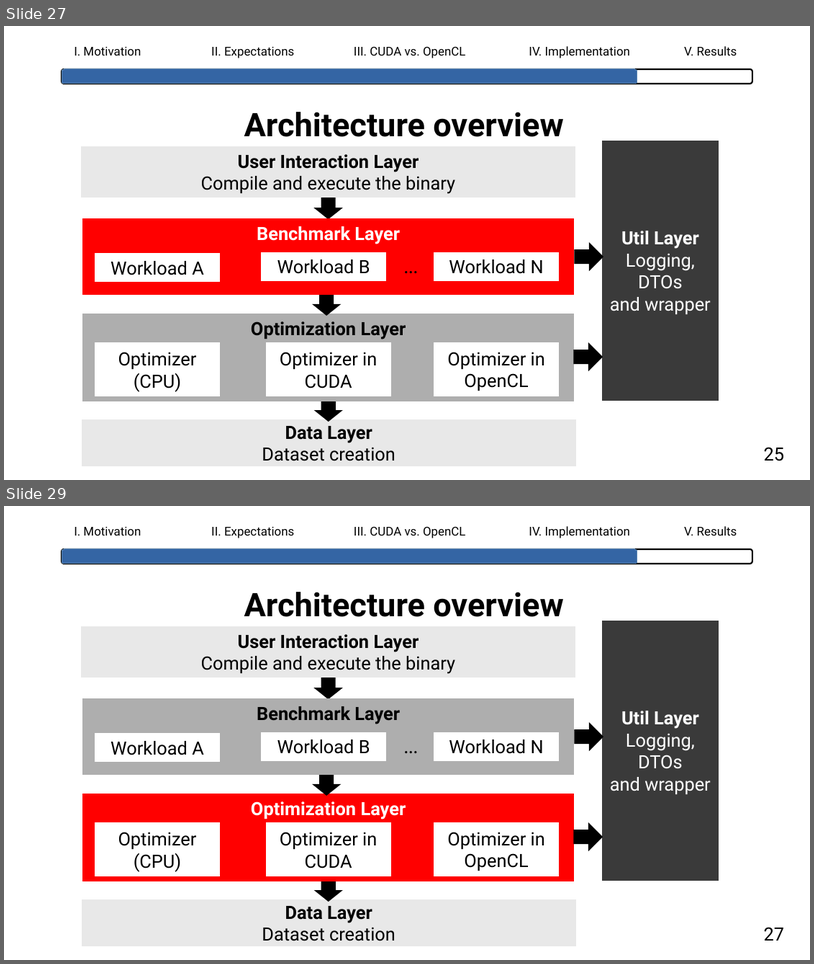
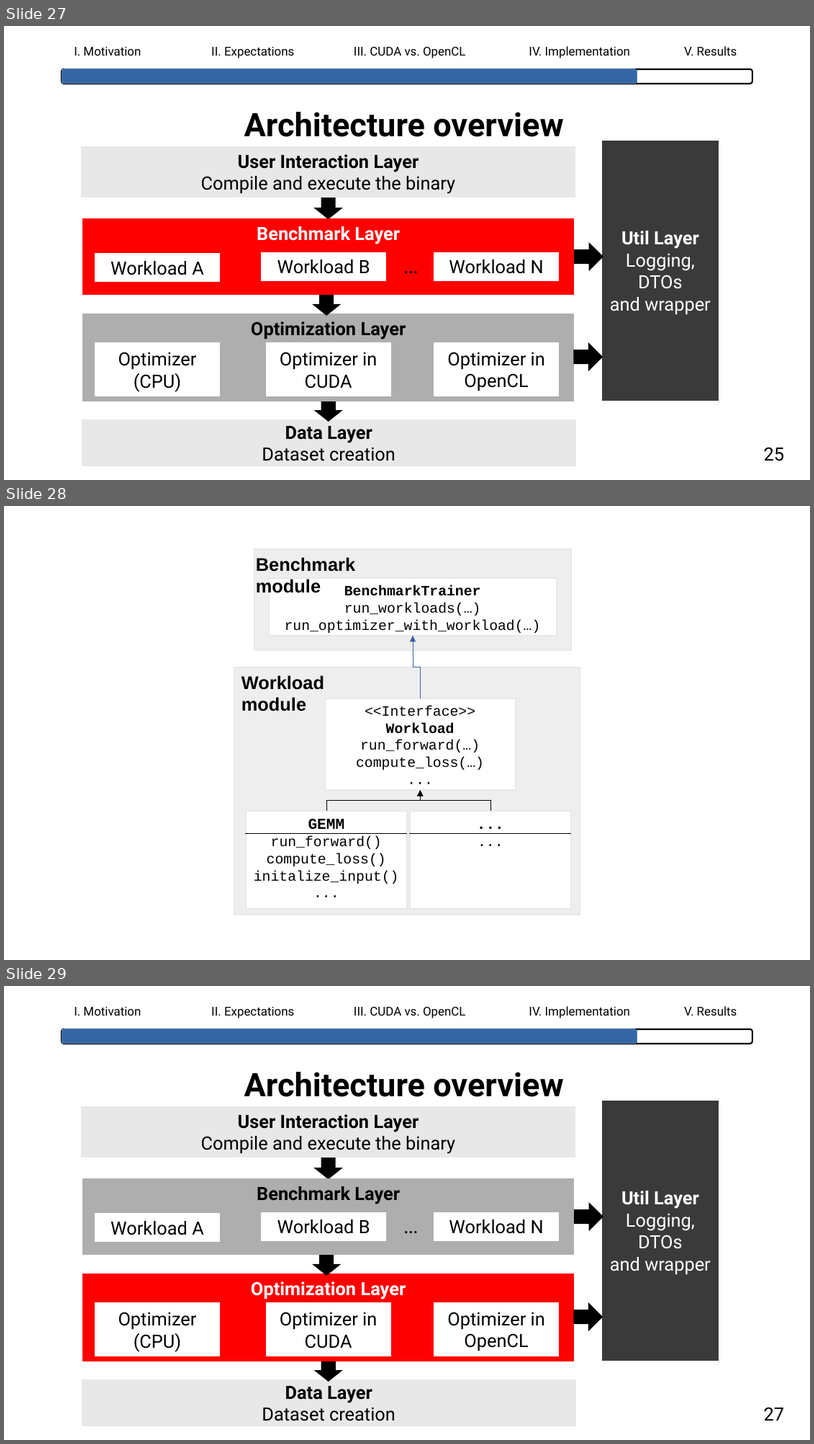
Before and after one commit to lhahner/opti-perf, a slide deck: docs/presentation/final-presentation.odp. Shown one above the other, each under a label of ours: slides 27 and 29 before the commit, slides 27, 28 and 29 after it; the slides between them are not shown. The pictures are 814x964 and 814x1444 pixels, drawn with LibreOffice and Linux fonts; fonts in the diff are those of the drawing. Boxes give left, top, right and bottom in pixels: in the first picture for what was removed or moved away, otherwise in the second. Text is boxed around its words. In the diff, an @@ line names an element or a change of style, - is before the commit and + after.

```diff
--- a/docs/presentation/final-presentation.odp
+++ b/docs/presentation/final-presentation.odp
@@ slide 28 added at [4,506,810,960], background #FFFFFF @@
@@ freeform shape added at [255,549,572,650], fill #EEEEEE, outline #E8E8E8 1.5 pt @@
@@ text added at [256,557,355,592], 18 pt, text #000000, bold @@
+Benchmark module
@@ freeform shape added at [269,578,557,636], fill #FFFFFF, outline #E8E8E8 1.5 pt, 14 pt, text #000000 @@
+BenchmarkTrainer
+run_workloads(…)
+run_optimizer_with_workload(…)
@@ elbow arrow added from (420, 698) to (413, 636), #3465A4 0 pt @@
@@ freeform shape added at [234,667,580,914], fill #EEEEEE, outline #E8E8E8 1.5 pt @@
@@ text added at [242,675,324,711], 18 pt, text #000000, bold @@
+Workload module
@@ freeform shape added at [325,698,516,790], fill #FFFFFF, outline #E8E8E8 1.5 pt, 14 pt, text #000000 @@
+<<Interface>>
+Workload
+run_forward(…)
+compute_loss(…)
+...
@@ elbow arrow added from (327, 811) to (420, 790), #000000 0 pt @@
@@ elbow arrow added from (491, 811) to (420, 790), #000000 0 pt @@
@@ freeform shape added at [246,811,407,908], fill #FFFFFF, outline #E8E8E8 1.5 pt, 14 pt, text #000000 @@
+GEMM
+run_forward()
+compute_loss()
+initalize_input()
+...
@@ freeform shape added at [410,811,571,908], fill #FFFFFF, outline #E8E8E8 1.5 pt, 15 pt, text #000000, bold @@
+...
+...
@@ line added from (246, 834) to (407, 834), #000000 0 pt @@
@@ line added from (410, 834) to (572, 834), #000000 0 pt @@
```
Also in this commit, not shown: 1 slide changed, 1 slide removed, 11 other files.
